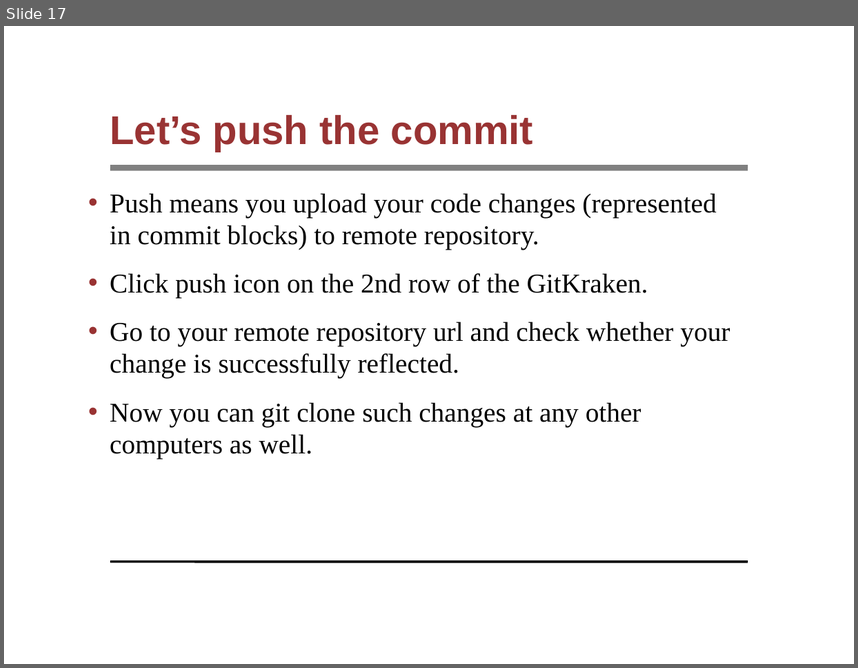
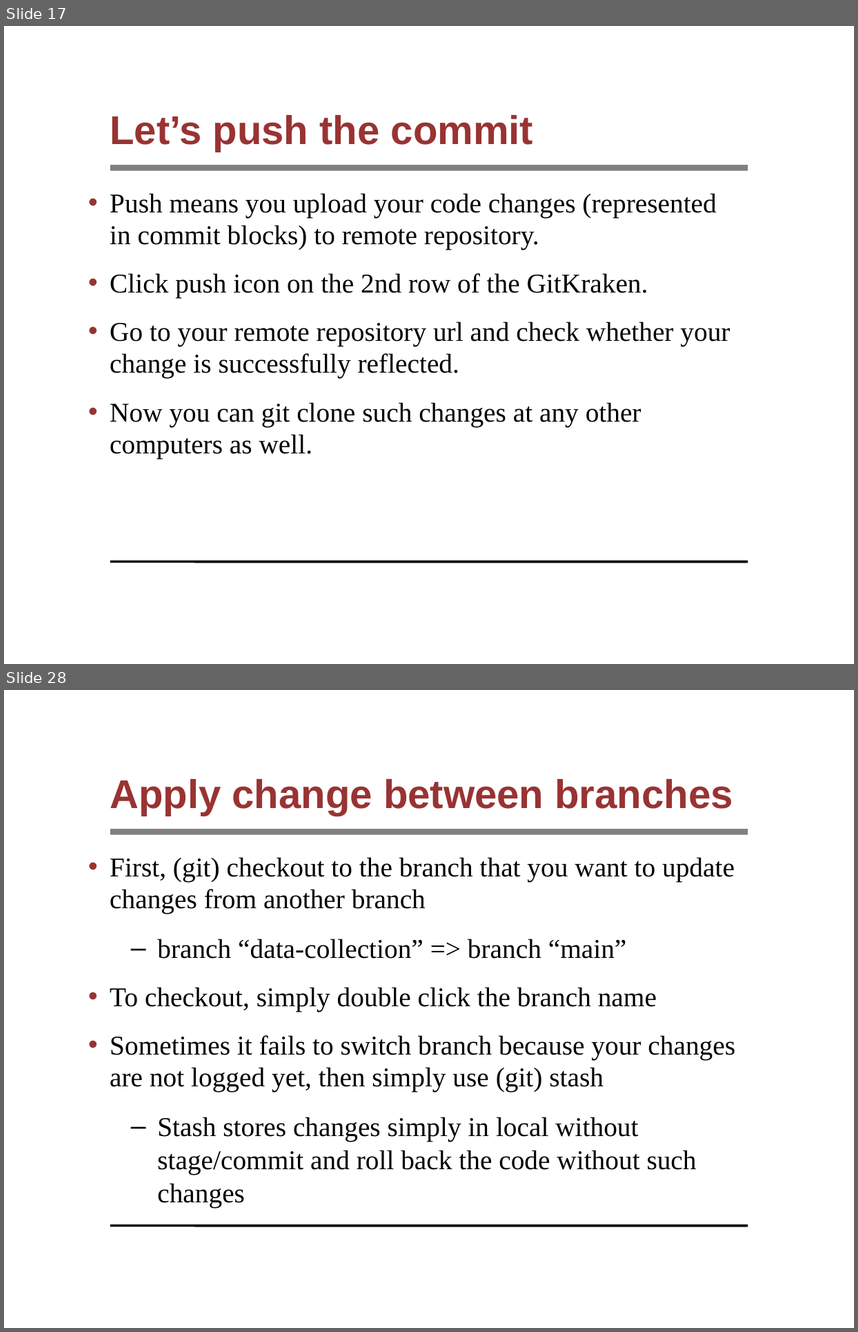
Before and after one commit to syyunn/pml-git, a slide deck: file-changes/main.ppt. Shown one above the other, each under a label of ours: slide 17 before the commit, slides 17 and 28 after it; the slides between them are not shown. The pictures are 858x668 and 858x1332 pixels, drawn with LibreOffice and Linux fonts; fonts in the diff are those of the drawing; background and template pictures are left out. Boxes give left, top, right and bottom in pixels: in the first picture for what was removed or moved away, otherwise in the second. Text is boxed around its words. In the diff, an @@ line names an element or a change of style, - is before the commit and + after.

```diff
--- a/file-changes/main.ppt
+++ b/file-changes/main.ppt
@@ slide 28 added at (4,690,854,1328), background #FFFFFF; not listed: 2 template elements that a slide beside it also shows @@
@@ title added at (110,779,733,816), 34 pt, text #993333, bold @@
+Apply change between branches
@@ text added at (110,857,735,1208), 23 pt, text #000000 @@
+• First, (git) checkout to the branch that you want to update changes from another branch
+  – branch “data-collection” => branch “main”
+• To checkout, simply double click the branch name
+• Sometimes it fails to switch branch because your changes are not logged yet, then simply use (git) stash
+  – Stash stores changes simply in local without stage/commit and roll back the code without such changes
```
Also in this commit, not shown: 2 slides changed, 12 other slides added, 1 other file.
